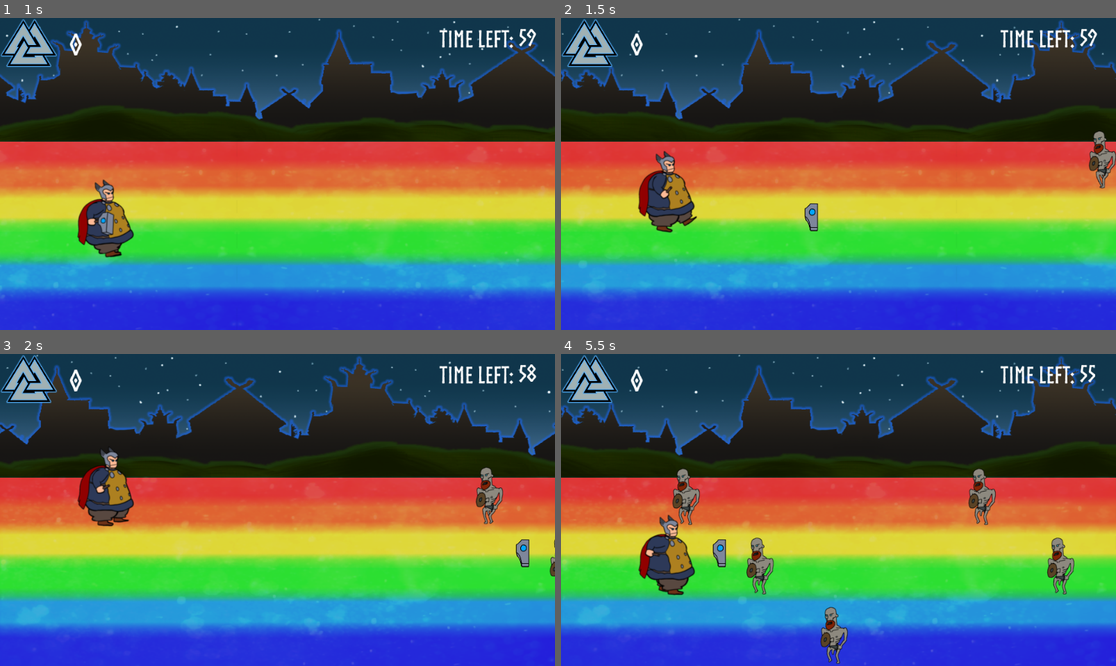
Above: before the commit, frames 1-4 (two rows, left to right).
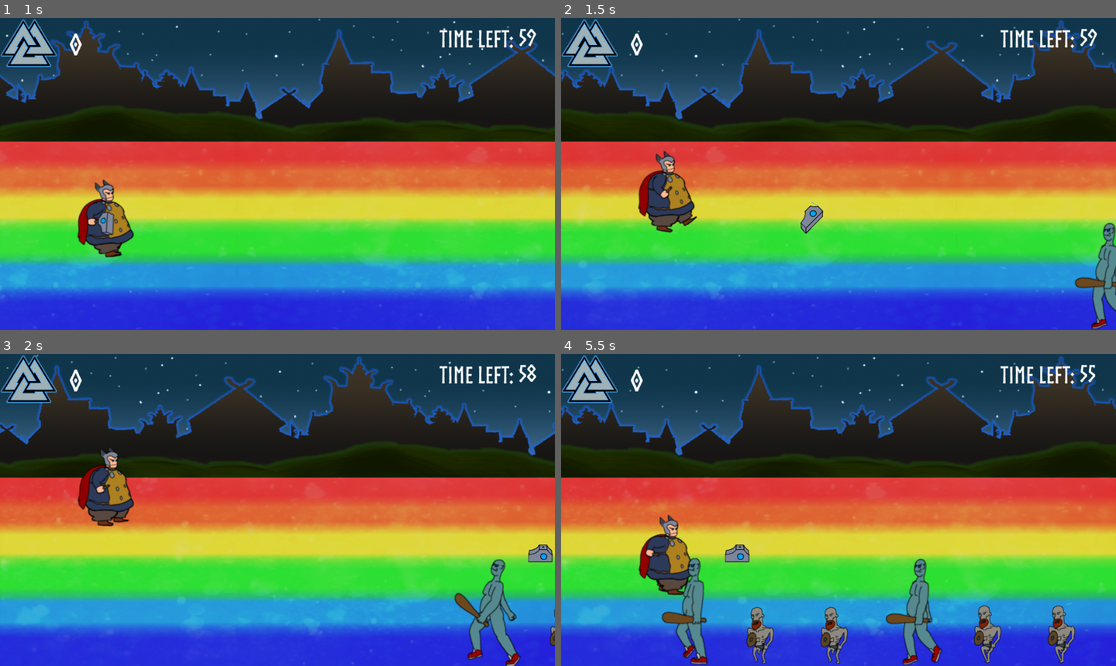
Above: after the commit, the same moments.

Repository: AtharvVohra/Ragnaromp
Game: Godot game, scene res://Title.tscn
The game is run twice, just before and just after one commit, with the same random seed, the same clock (stepped at 60 frames per second) and the same inputs. The project has no main scene, so this scene is started directly.
Inputs:
- Up to frame 1 (1 s): click "ROMP!" at 0.5 s
- Up to frame 2 (1.5 s): hold Up (ui_up) from 1.28 s (still down); tap Space (ui_select) at 1.35 s
- Up to frame 3 (2 s): keep holding Up (ui_up); tap Space (ui_select) at 1.52, 1.82 s
- Up to frame 4 (5.5 s): release Up (ui_up) at 2.03 s; hold Down (ui_down) 2.03-2.78 s; tap Space (ui_select) at 2.1, 2.27, 2.57, 2.85, 3.6, 3.77, 4.07, 4.35, 4.52, 4.82, 5.1, 5.27 s; hold Up (ui_up) 2.78-4.28 s; hold Down (ui_down) from 4.28 s (still down)

Frame 1 is identical in both runs. In frame 2, 1.8% of the frame differs, in the area x 43-100%, y 36-100%; in frame 3, 2.6%; in frame 4, 6.6%, in the area x 18-93%, y 36-100%.

Commit message:
Put in Hammerspin animation

Diff:
--- a/Draugr.tscn
+++ b/Draugr.tscn
@@ -58,7 +58,7 @@
 "values": [ 0, 1, 2, 3, 4, 5, 6, 7, 8, 9, 10, 11, 12, 13 ]
 }
 
-[node name="Draugr" type="KinematicBody2D"]
+[node name="Draugr" type="KinematicBody2D" index="0"]
 
 input_pickable = false
 collision_layer = 1
@@ -71,7 +71,7 @@
 z_index = -1
 texture = ExtResource( 2 )
 hframes = 7
-frame = 3
+frame = 5
 _sections_unfolded = [ "Animation", "Offset", "Z Index" ]
 
 [node name="CollisionShape2D" type="CollisionShape2D" parent="." index="1"]
--- a/Hammer.gd
+++ b/Hammer.gd
@@ -2,7 +2,7 @@
 
 # Send Mjolnir flying, then stop when it reaches
 # the end of the lane --> give it the same global movespeed
-onready var sprwidth = $Sprite.texture.get_width()
+onready var sprwidth = 150
 var movespeed_flying = 30
 var movespeed_ground = 3
 var movespeed = movespeed_flying
@@ -14,6 +14,9 @@
 
 func _ready():
 	velocity = Vector2(1, 0)
+	$AnimationPlayer.play("Spin")
+	$Dropped.hide()
+	print(sprwidth)
 
 func _physics_process(delta):
 
@@ -23,10 +26,15 @@
 		print("Hammer hit")
 		ishit = true
 
-	if (!reverse && (position.x >= globals.width-$Sprite.texture.get_width()/2)):
+	if (!reverse && (position.x >= globals.width)):
 		# The hammer is at the end of the lane.
 		print("Come back, Mjolnir!")
 		$HammerReached.play()
+
+		$AnimationPlayer.stop()
+		$Sprite.hide()
+		$Dropped.show()
+
 		reverse = true
 		velocity = Vector2(-1, 0)
 		movespeed = movespeed_ground
--- a/Hammer.tscn
+++ b/Hammer.tscn
@@ -1,14 +1,34 @@
-[gd_scene load_steps=6 format=2]
+[gd_scene load_steps=8 format=2]
 
 [ext_resource path="res://Hammer.gd" type="Script" id=1]
-[ext_resource path="res://assets/hammerhead.png" type="Texture" id=2]
+[ext_resource path="res://assets/hammerspin 8 frames.png" type="Texture" id=2]
 [ext_resource path="res://assets/soundfx/Mjolnir catch.wav" type="AudioStream" id=3]
 [ext_resource path="res://assets/soundfx/Mjolnir land.wav" type="AudioStream" id=4]
+[ext_resource path="res://assets/droppedhammer.png" type="Texture" id=5]
 
-[sub_resource type="RectangleShape2D" id=1]
+[sub_resource type="CircleShape2D" id=1]
 
 custom_solver_bias = 0.0
-extents = Vector2( 34, 40 )
+radius = 28.9066
+
+[sub_resource type="Animation" id=2]
+
+resource_name = "Spin"
+length = 0.7
+loop = true
+step = 0.1
+tracks/0/type = "value"
+tracks/0/path = NodePath("Sprite:frame")
+tracks/0/interp = 1
+tracks/0/loop_wrap = true
+tracks/0/imported = false
+tracks/0/enabled = true
+tracks/0/keys = {
+"times": PoolRealArray( 0, 0.1, 0.2, 0.3, 0.4, 0.5, 0.6, 0.7 ),
+"transitions": PoolRealArray( 1, 1, 1, 1, 1, 1, 1, 1 ),
+"update": 1,
+"values": [ 0, 1, 2, 3, 4, 5, 6, 7 ]
+}
 
 [node name="Hammer" type="KinematicBody2D"]
 
@@ -22,18 +42,20 @@
 
 scale = Vector2( 0.3, 0.3 )
 texture = ExtResource( 2 )
+hframes = 8
+frame = 3
 _sections_unfolded = [ "Animation", "Offset", "Transform" ]
 
 [node name="CollisionShape2D" type="CollisionShape2D" parent="." index="1"]
 
-position = Vector2( 1.64426, -0.0489731 )
+position = Vector2( -0.306438, -0.536644 )
 scale = Vector2( 0.759268, 0.893698 )
 shape = SubResource( 1 )
 
 [node name="HammerReturn" type="AudioStreamPlayer" parent="." index="2"]
 
 stream = ExtResource( 3 )
-volume_db = 0.0
+volume_db = 20.0
 pitch_scale = 1.0
 autoplay = false
 mix_target = 0
@@ -42,8 +64,25 @@
 [node name="HammerReached" type="AudioStreamPlayer" parent="." index="3"]
 
 stream = ExtResource( 4 )
-volume_db = 0.0
+volume_db = 5.0
 pitch_scale = 1.0
 autoplay = false
 mix_target = 0
 bus = "Master"
+
+[node name="Dropped" type="Sprite" parent="." index="4"]
+
+visible = false
+scale = Vector2( 0.297158, 0.297158 )
+texture = ExtResource( 5 )
+_sections_unfolded = [ "Transform" ]
+
+[node name="AnimationPlayer" type="AnimationPlayer" parent="." index="5"]
+
+root_node = NodePath("..")
+autoplay = ""
+playback_process_mode = 1
+playback_default_blend_time = 0.0
+playback_speed = 1.0
+anims/Spin = SubResource( 2 )
+blend_times = [  ]
--- a/IceGiant.tscn
+++ b/IceGiant.tscn
@@ -52,7 +52,7 @@
 "values": [ 0, 1, 2, 3, 4, 5, 6, 7, 8, 9, 10, 11, 12, 13 ]
 }
 
-[node name="IceGiant" type="KinematicBody2D" index="0"]
+[node name="IceGiant" type="KinematicBody2D"]
 
 input_pickable = false
 collision_layer = 1
@@ -62,11 +62,13 @@
 
 [node name="Sprite" type="Sprite" parent="." index="0"]
 
-position = Vector2( -0.59874, -17.9621 )
+position = Vector2( 0.728104, -39.1915 )
+scale = Vector2( 1.3, 1.3 )
+z_index = 1
 texture = ExtResource( 2 )
 hframes = 7
-frame = 6
-_sections_unfolded = [ "Animation", "Offset", "Z Index" ]
+frame = 5
+_sections_unfolded = [ "Animation", "Offset", "Transform", "Z Index" ]
 
 [node name="CollisionShape2D" type="CollisionShape2D" parent="." index="1"]
 
@@ -85,11 +87,13 @@
 
 [node name="Blood" type="Sprite" parent="." index="3"]
 
-position = Vector2( 61.2327, -13.9624 )
+visible = false
+position = Vector2( 80.7808, -35.1395 )
+scale = Vector2( 1.3, 1.3 )
 z_index = -1
 texture = ExtResource( 3 )
 hframes = 14
-_sections_unfolded = [ "Animation", "Z Index" ]
+_sections_unfolded = [ "Animation", "Transform", "Z Index" ]
 
 [node name="HonorGain1" type="AudioStreamPlayer" parent="." index="4"]
 
--- a/Level.gd
+++ b/Level.gd
@@ -67,6 +67,7 @@
 		hammer = HammerScene.instance()
 		add_child(hammer)
 		hammer.position.x = player.position.x + hammer.sprwidth/2
+		#hammer.position.x = player.position.x + 150
 		hammer.position.y = player.position.y
 
 	if (thrown_hammer):
@@ -175,35 +176,36 @@
 	var dbuffer = 128
 	#var fbuffer =
 	var pattern
-	pattern = PatternScene.instance()
-	add_stitch_to_pattern(pattern, globals.DRAUGR, 0, 0)
-	add_stitch_to_pattern(pattern, globals.DRAUGR, dbuffer, 1)
-	add_stitch_to_pattern(pattern, globals.DRAUGR, dbuffer*2, 2)
-	add_stitch_to_pattern(pattern, globals.DRAUGR, dbuffer*4, 0)
-	quilt.add_child(pattern)
-	quilt.patterns.append(pattern)
-
-	pattern = PatternScene.instance()
-	add_stitch_to_pattern(pattern, globals.DRAUGR, 0, 0)
-	add_stitch_to_pattern(pattern, globals.DRAUGR, dbuffer, 0)
-	add_stitch_to_pattern(pattern, globals.DRAUGR, dbuffer*2, 0)
-	quilt.add_child(pattern)
-	quilt.patterns.append(pattern)
-
-	pattern = PatternScene.instance()
-	add_stitch_to_pattern(pattern, globals.DRAUGR, 0, 1)
-	add_stitch_to_pattern(pattern, globals.DRAUGR, dbuffer, 1)
-	add_stitch_to_pattern(pattern, globals.DRAUGR, dbuffer*2, 1)
-	quilt.add_child(pattern)
-	quilt.patterns.append(pattern)
-
-	pattern = PatternScene.instance()
-	add_stitch_to_pattern(pattern, globals.DRAUGR, 0, 2)
-	add_stitch_to_pattern(pattern, globals.DRAUGR, dbuffer, 2)
-	add_stitch_to_pattern(pattern, globals.DRAUGR, dbuffer*2, 2)
-	quilt.add_child(pattern)
-	quilt.patterns.append(pattern)
-
+
+#	pattern = PatternScene.instance()
+#	add_stitch_to_pattern(pattern, globals.DRAUGR, 0, 0)
+#	add_stitch_to_pattern(pattern, globals.DRAUGR, dbuffer, 1)
+#	add_stitch_to_pattern(pattern, globals.DRAUGR, dbuffer*2, 2)
+#	add_stitch_to_pattern(pattern, globals.DRAUGR, dbuffer*4, 0)
+#	quilt.add_child(pattern)
+#	quilt.patterns.append(pattern)
+#
+#	pattern = PatternScene.instance()
+#	add_stitch_to_pattern(pattern, globals.DRAUGR, 0, 0)
+#	add_stitch_to_pattern(pattern, globals.DRAUGR, dbuffer, 0)
+#	add_stitch_to_pattern(pattern, globals.DRAUGR, dbuffer*2, 0)
+#	quilt.add_child(pattern)
+#	quilt.patterns.append(pattern)
+#
+#	pattern = PatternScene.instance()
+#	add_stitch_to_pattern(pattern, globals.DRAUGR, 0, 1)
+#	add_stitch_to_pattern(pattern, globals.DRAUGR, dbuffer, 1)
+#	add_stitch_to_pattern(pattern, globals.DRAUGR, dbuffer*2, 1)
+#	quilt.add_child(pattern)
+#	quilt.patterns.append(pattern)
+#
+#	pattern = PatternScene.instance()
+#	add_stitch_to_pattern(pattern, globals.DRAUGR, 0, 2)
+#	add_stitch_to_pattern(pattern, globals.DRAUGR, dbuffer, 2)
+#	add_stitch_to_pattern(pattern, globals.DRAUGR, dbuffer*2, 2)
+#	quilt.add_child(pattern)
+#	quilt.patterns.append(pattern)
+#
 	pattern = PatternScene.instance()
 	add_stitch_to_pattern(pattern, globals.GIANT, 0, 2)
 	add_stitch_to_pattern(pattern, globals.DRAUGR, dbuffer, 2)
--- a/Level.tscn
+++ b/Level.tscn
@@ -311,7 +311,7 @@
 [node name="ThorFootsteps" type="AudioStreamPlayer" parent="." index="13"]
 
 stream = ExtResource( 68 )
-volume_db = 0.0
+volume_db = -10.0
 pitch_scale = 1.0
 autoplay = true
 mix_target = 0
@@ -320,7 +320,7 @@
 [node name="HammerThrow" type="AudioStreamPlayer" parent="." index="14"]
 
 stream = ExtResource( 69 )
-volume_db = 0.0
+volume_db = 4.0
 pitch_scale = 1.0
 autoplay = false
 mix_target = 0
Binary file added: assets/droppedhammer.png
Not shown, added: assets/droppedhammer.png.import
Binary file added: assets/hammerspin 8 frames.png
Not shown, added: assets/hammerspin 8 frames.png.import
